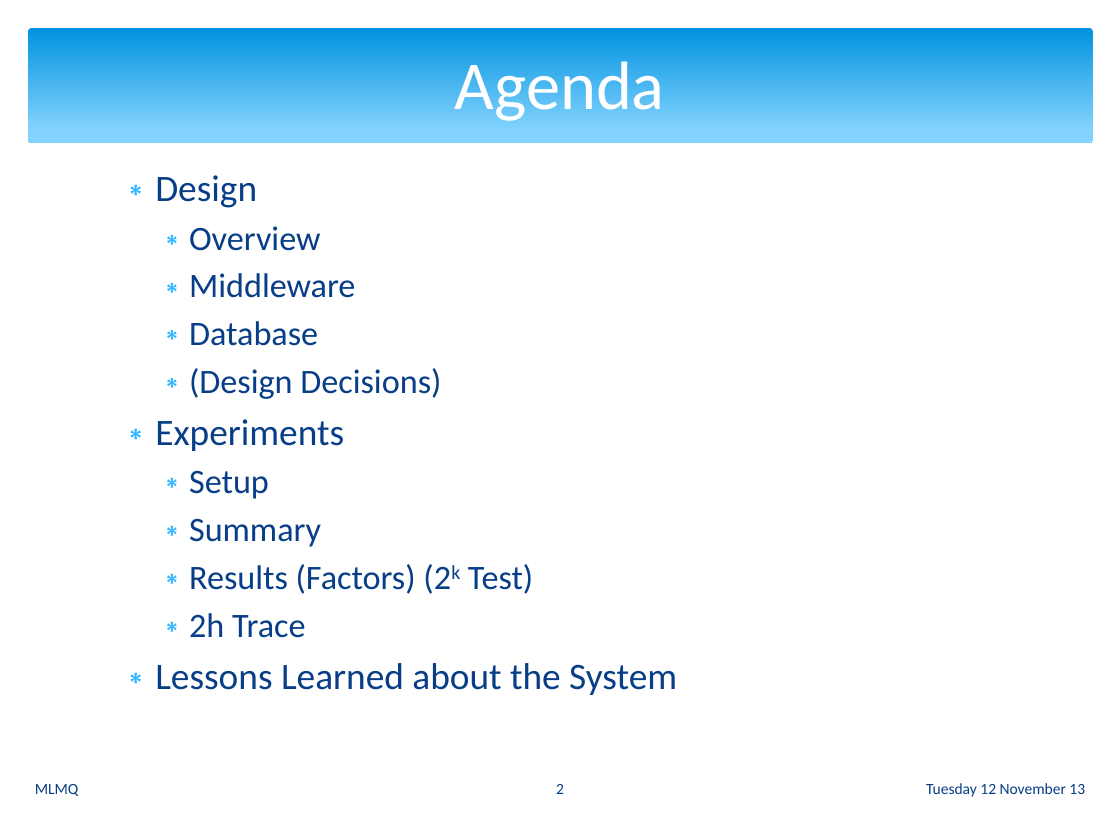
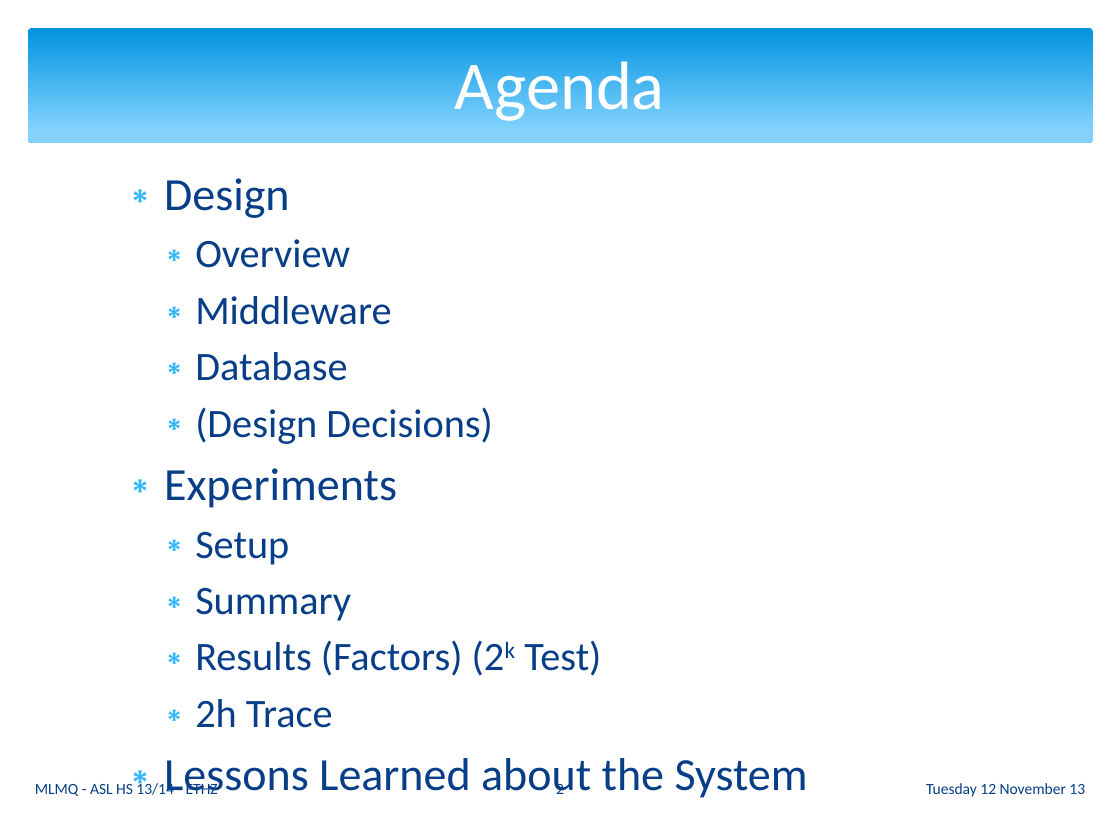
Before and after one commit to ganzm/AdvancedSystemsLab2013, a slide deck: slide 2 of doc/presentations/03 Milestone Presentation/mlmq.pptx. Drawn at 1120x840 pixels with LibreOffice and Linux fonts; fonts in the diff are those of the drawing. Boxes give left, top, right and bottom in pixels: in the first picture for what was removed or moved away, otherwise in the second. Text is boxed around its words. In the diff, an @@ line names an element or a change of style, - is before the commit and + after.

```diff
--- a/doc/presentations/03 Milestone Presentation/mlmq.pptx
+++ b/doc/presentations/03 Milestone Presentation/mlmq.pptx
@@ text "Design" at bbox=[164, 178, 808, 798]: size 24 to 29.6 pt in "Design", "Experiments", "Lessons Learned about the System"; size 22 to 25.9 pt in "Overview", "Middleware", "Database", "(Design Decisions)" and 4 more places; more space between paragraphs @@
@@ text at bbox=[35, 780, 218, 796]: text changed @@
-MLMQ
+MLMQ - ASL HS 13/14 - ETHZ
```
Also in this commit, not shown: 13 other slides changed.
